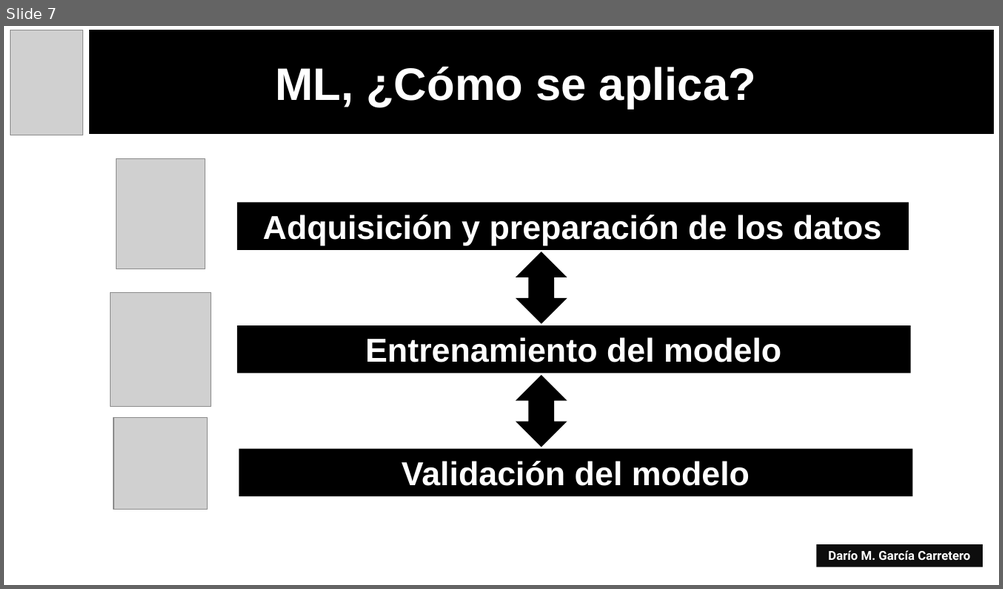
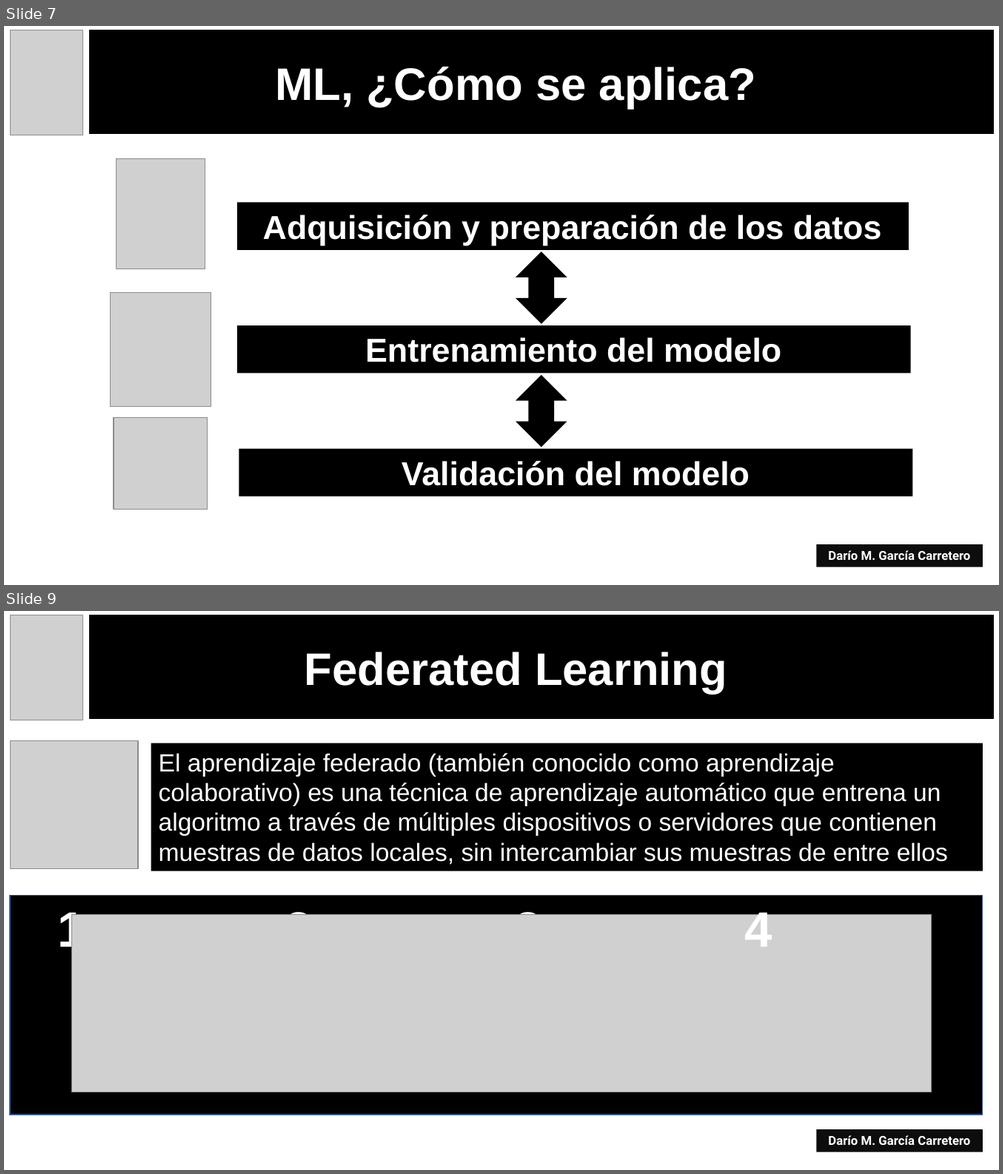
Before and after one commit to Borogum/masterdatacience, a slide deck: doc/TFM.pptx. Shown one above the other, each under a label of ours: slide 7 before the commit, slides 7 and 9 after it; the slides between them are not shown. The pictures are 1003x589 and 1003x1174 pixels, drawn with LibreOffice and Linux fonts; fonts in the diff are those of the drawing; grey boxes stand for pictures. Boxes give left, top, right and bottom in pixels: in the first picture for what was removed or moved away, otherwise in the second. Text is boxed around its words. In the diff, an @@ line names an element or a change of style, - is before the commit and + after.

```diff
--- a/doc/TFM.pptx
+++ b/doc/TFM.pptx
@@ slide 9 added at [4, 611, 999, 1170], background #FFFFFF @@
@@ picture added at [10, 615, 83, 720] @@
@@ rectangle added at [90, 615, 993, 718], fill #000000, outline #000000 1 pt @@
@@ text added at [304, 652, 727, 694], 44 pt, text #FFFFFF, bold @@
+Federated Learning
@@ picture added at [10, 741, 138, 869] @@
@@ rectangle added at [151, 743, 982, 871], fill #000000, 24 pt, text #FFFFFF @@
+El aprendizaje federado (también conocido como aprendizaje colaborativo) es una técnica de aprendizaje automático que entrena un algoritmo a través de múltiples dispositivos o servidores que contienen muestras de datos locales, sin intercambiar sus muestras de entre ellos
@@ rectangle added at [10, 896, 982, 1116], fill #000000, outline #325491 1 pt @@
@@ text added at [57, 908, 85, 957], 48 pt, text #FFFFFF, bold @@
+1
@@ picture added at [71, 914, 931, 1093] @@
@@ text added at [285, 908, 313, 915], 48 pt, text #FFFFFF, bold @@
+2
@@ text added at [514, 908, 541, 915], 48 pt, text #FFFFFF, bold @@
+3
@@ text added at [745, 908, 772, 947], 48 pt, text #FFFFFF, bold @@
+4
@@ rectangle added at [817, 1130, 983, 1153], fill #0D0D0D, 12 pt, text #FFFFFF, bold @@
+Darío M. García Carretero
```
Also in this commit, not shown: 1 slide changed.
